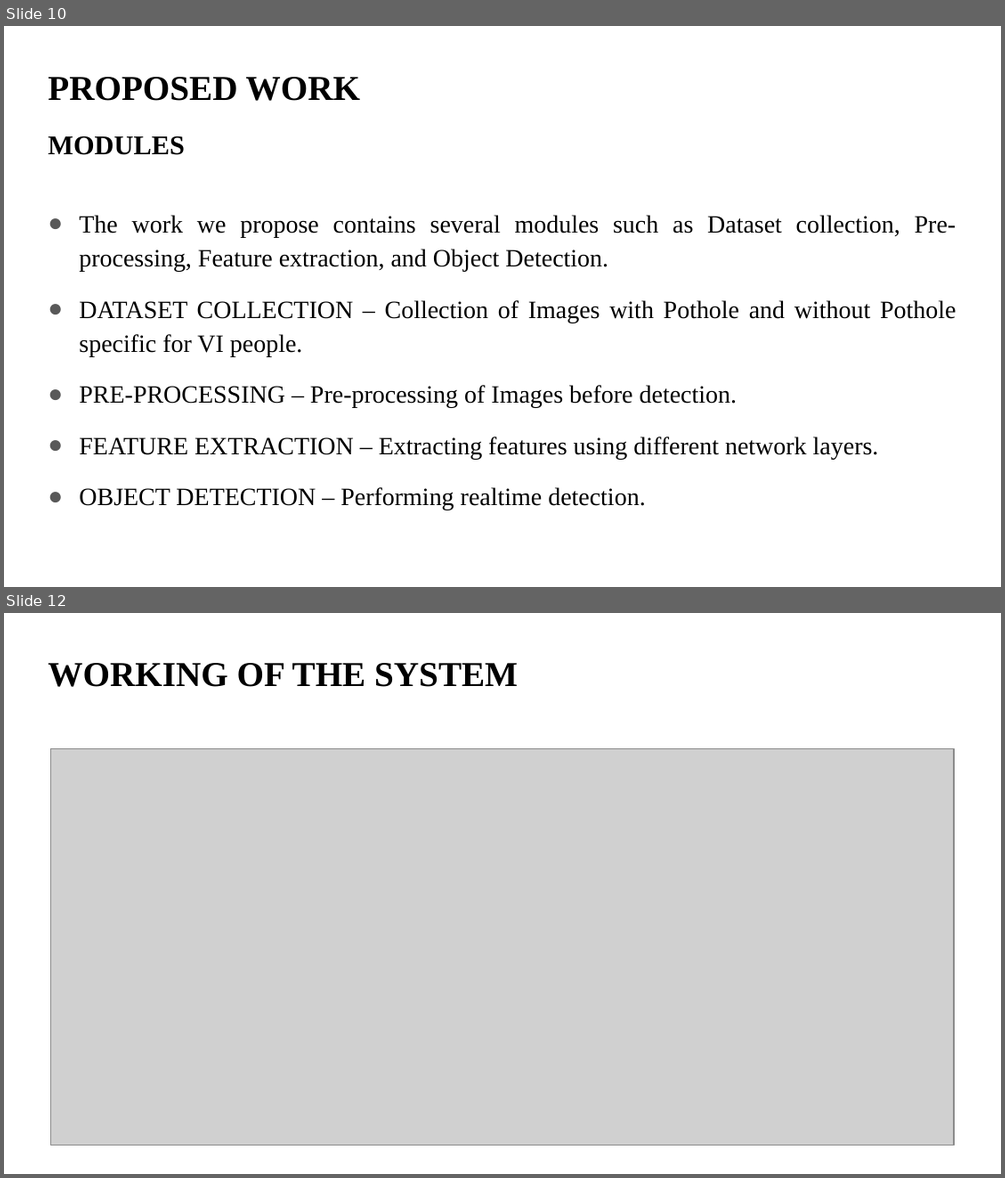
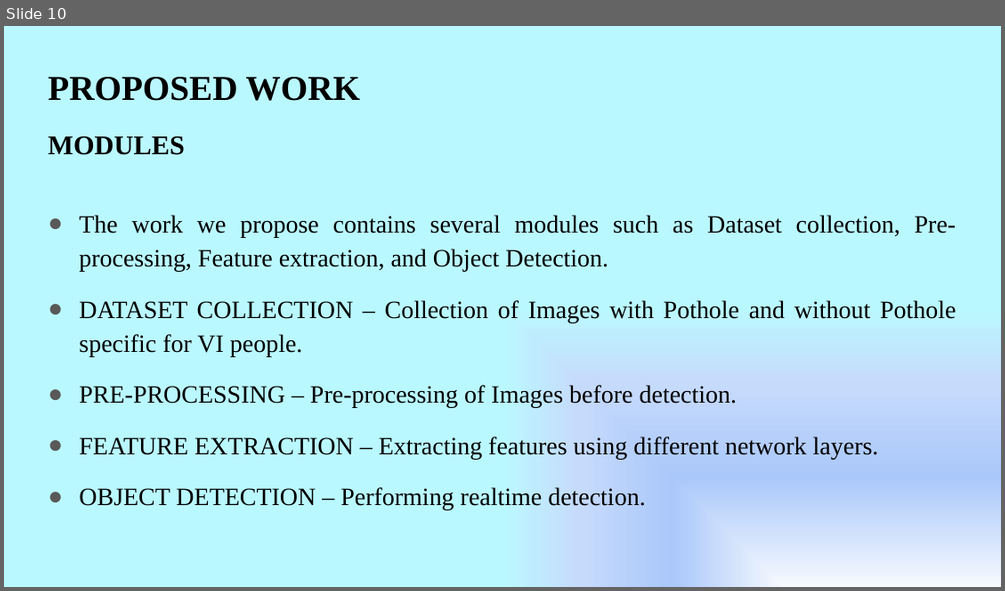
Before and after one commit to balajivijay-tech/project-blindly, a slide deck: presentation 1/POTHOLE DETECTION FOR VISUALLY IMPAIRED USING YOLO V1.pptx. Shown one above the other, each under a label of ours: slides 10 and 12 before the commit, slide 10 after it; the slides between them are not shown. The pictures are 1005x1178 and 1005x591 pixels, drawn with LibreOffice and Linux fonts; fonts in the diff are those of the drawing; grey boxes stand for pictures. Boxes give left, top, right and bottom in pixels: in the first picture for what was removed or moved away, otherwise in the second. Text is boxed around its words. In the diff, an @@ line names an element or a change of style, - is before the commit and + after.

```diff
--- a/presentation 1/POTHOLE DETECTION FOR VISUALLY IMPAIRED USING YOLO V1.pptx
+++ b/presentation 1/POTHOLE DETECTION FOR VISUALLY IMPAIRED USING YOLO V1.pptx
@@ slide 12 removed at [4,613,1001,1174], background #FFFFFF @@
@@ title removed at [48,663,518,687] @@
-WORKING OF THE SYSTEM
@@ picture removed at [51,748,953,1145] @@
@@ slide 10 changed as well @@
@@ background #FFFFFF to gradient #F6F9FE to #AAC8FA to #C6DAFC to #BAF8FF @@
```
Also in this commit, not shown: 13 other slides changed, 1 slide added, 1 other slide removed.
